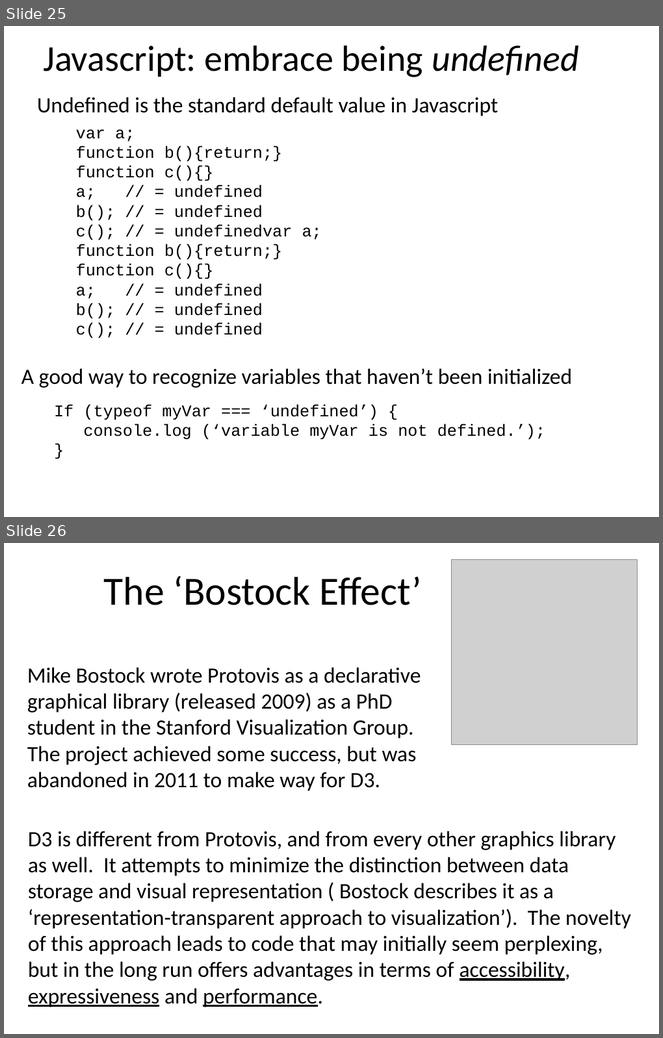
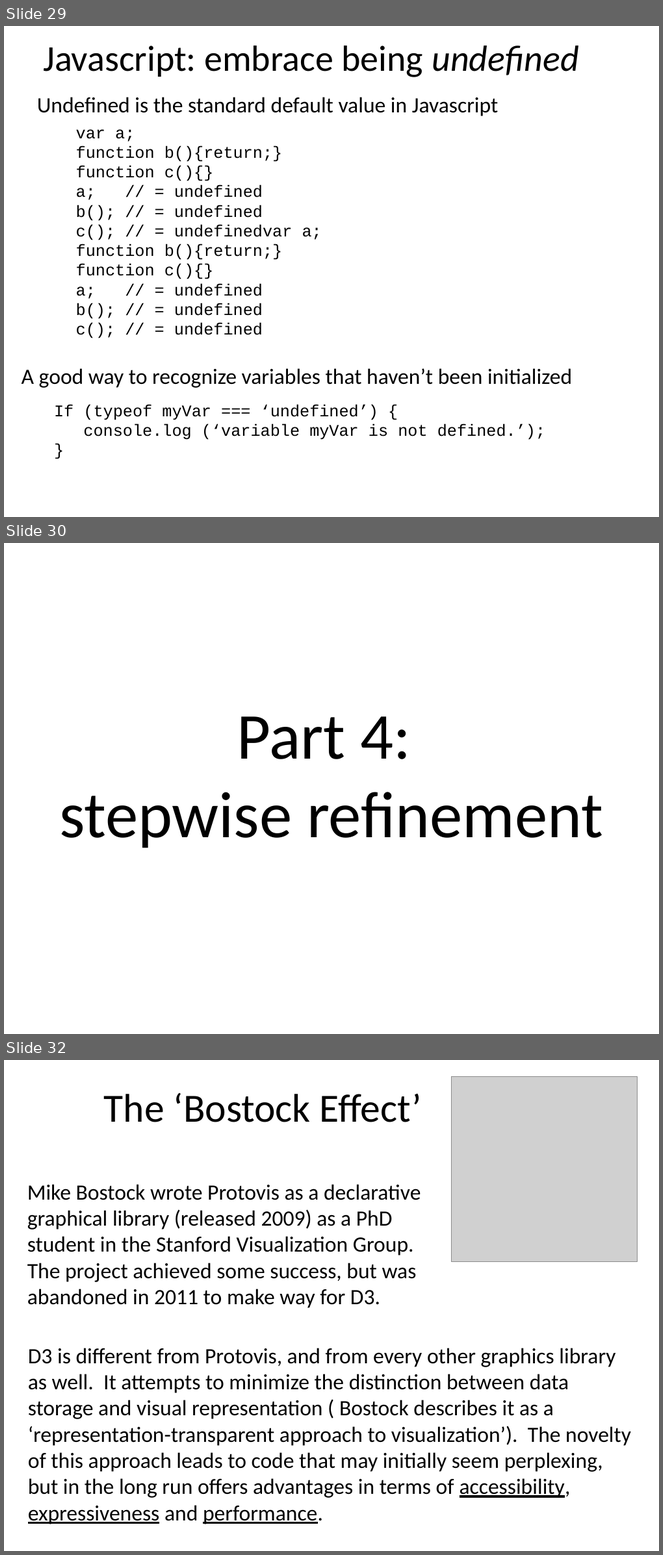
Before and after one commit to benralexander/lv, a slide deck: myD3_latest_c.ppt. Shown one above the other, each under a label of ours: slides 25 and 26 before the commit, slides 29, 30 and 32 after it; the slides between them are not shown. The pictures are 663x1038 and 663x1555 pixels, drawn with LibreOffice and Linux fonts; fonts in the diff are those of the drawing; grey boxes stand for pictures. Boxes give left, top, right and bottom in pixels: in the first picture for what was removed or moved away, otherwise in the second. Text is boxed around its words. In the diff, an @@ line names an element or a change of style, - is before the commit and + after.

```diff
--- a/myD3_latest_c.ppt
+++ b/myD3_latest_c.ppt
@@ slide 30 added at <box>4,543,659,1034</box>, background #FFFFFF @@
@@ title added at <box>59,717,603,849</box>, 72 pt, text #000000 @@
+Part 4:
+stepwise refinement
@@ what was slide 25 is now slide 29 @@
@@ what was slide 26 is now slide 32 @@
```
Also in this commit, not shown: 5 slides changed, 7 other slides added.
